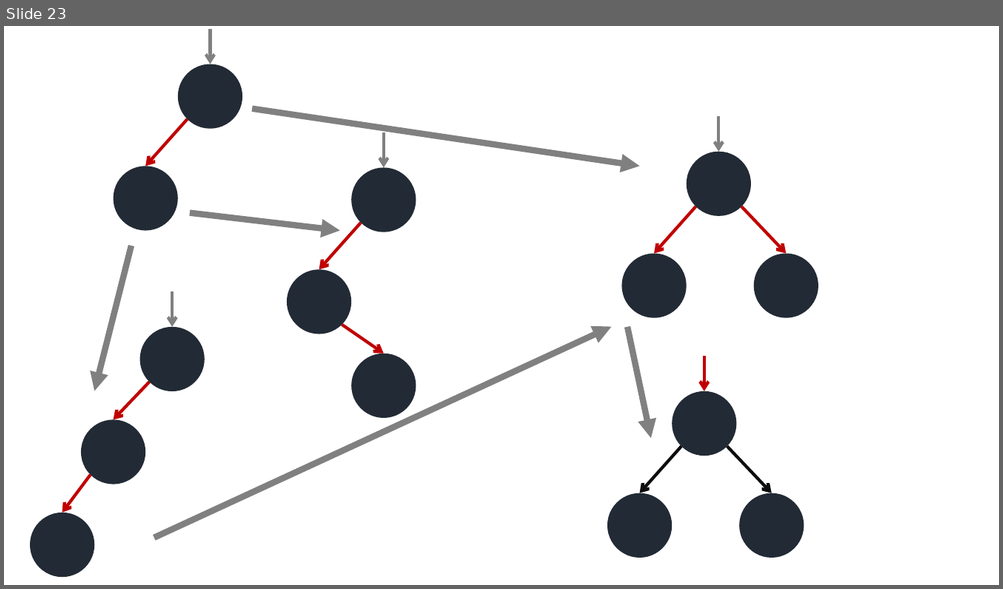
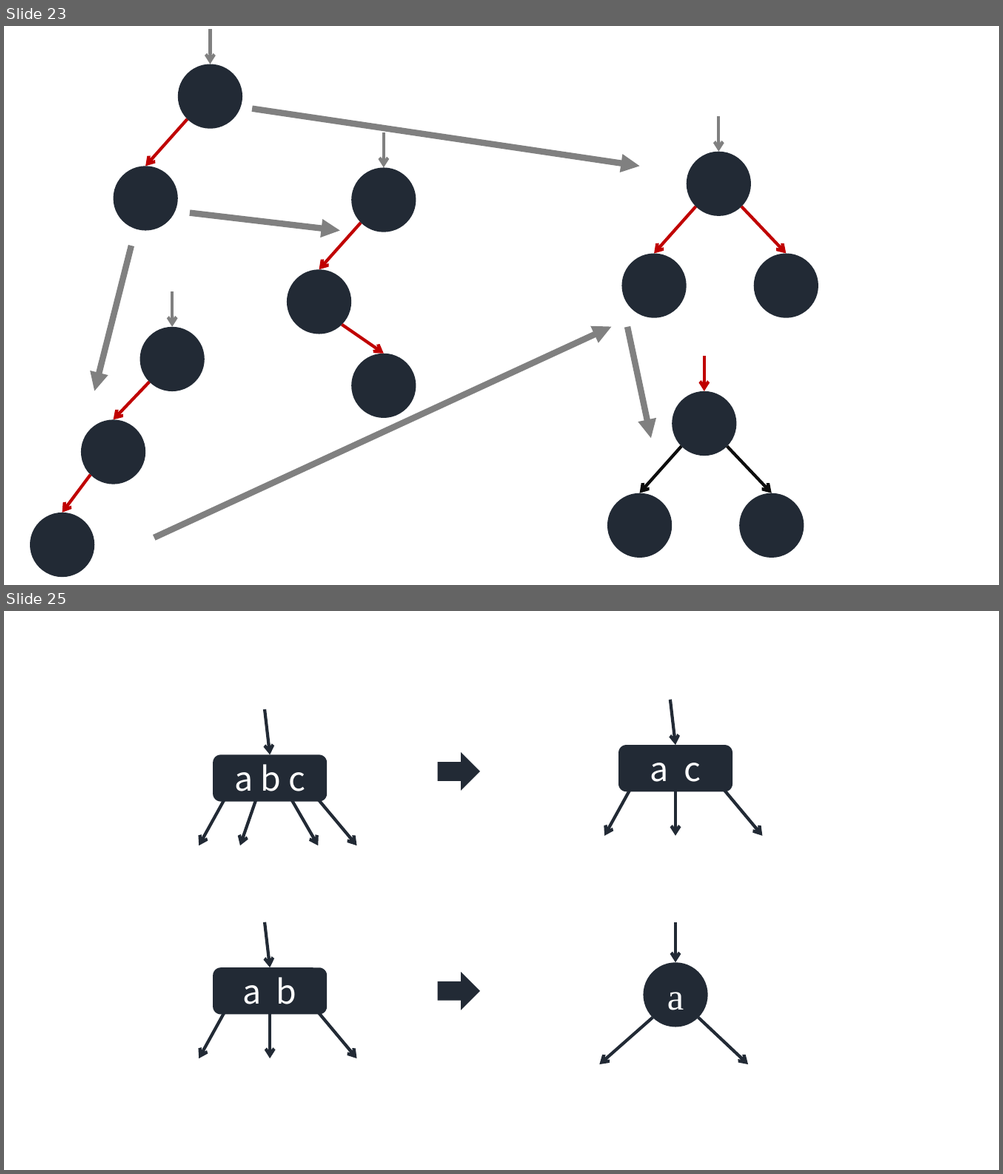
Before and after one commit to grayondream/algorithm-forth, a slide deck: ppt/tree.pptx. Shown one above the other, each under a label of ours: slide 23 before the commit, slides 23 and 25 after it; the slides between them are not shown. The pictures are 1003x589 and 1003x1174 pixels, drawn with LibreOffice and Linux fonts; fonts in the diff are those of the drawing. Boxes give left, top, right and bottom in pixels: in the first picture for what was removed or moved away, otherwise in the second. Text is boxed around its words. In the diff, an @@ line names an element or a change of style, - is before the commit and + after.

```diff
--- a/ppt/tree.pptx
+++ b/ppt/tree.pptx
@@ slide 25 added at [4, 611, 999, 1170], background #FFFFFF @@
@@ arrow added from (264, 709) to (270, 755), #222A35 3 pt @@
@@ arrow added from (670, 700) to (675, 745), #222A35 3 pt @@
@@ rounded rectangle added at [213, 755, 327, 802], fill #222A35, 32 pt, text #FFFFFF @@
+a b c
@@ right arrow added at [438, 754, 479, 789], fill #222A35, outline #222A35 1 pt @@
@@ rounded rectangle added at [618, 745, 732, 792], fill #222A35, 32 pt, text #FFFFFF @@
+a c
@@ arrow added from (225, 800) to (199, 846), #222A35 3 pt @@
@@ arrow added from (256, 800) to (240, 846), #222A35 3 pt @@
@@ arrow added from (291, 800) to (318, 846), #222A35 3 pt @@
@@ arrow added from (318, 800) to (357, 846), #222A35 3 pt @@
@@ arrow added from (630, 789) to (605, 835), #222A35 3 pt @@
@@ arrow added from (675, 792) to (675, 835), #222A35 3 pt @@
@@ arrow added from (723, 789) to (762, 835), #222A35 3 pt @@
@@ arrow added from (264, 922) to (270, 968), #222A35 3 pt @@
@@ arrow added from (675, 922) to (675, 963), #222A35 3 pt @@
@@ ellipse added at [643, 963, 708, 1028], fill #222A35, 36 pt, text #FFFFFF @@
+a
@@ rounded rectangle added at [213, 968, 327, 1014], fill #222A35, 32 pt, text #FFFFFF @@
+a b
@@ right arrow added at [438, 974, 479, 1009], fill #222A35, outline #222A35 1 pt @@
@@ arrow added from (225, 1012) to (199, 1059), #222A35 3 pt @@
@@ arrow added from (270, 1014) to (270, 1059), #222A35 3 pt @@
@@ arrow added from (318, 1012) to (357, 1059), #222A35 3 pt @@
@@ arrow added from (652, 1017) to (600, 1065), #222A35 3 pt @@
@@ arrow added from (698, 1017) to (748, 1065), #222A35 3 pt @@
```
Also in this commit, not shown: 4 other slides added, 1 other file.
